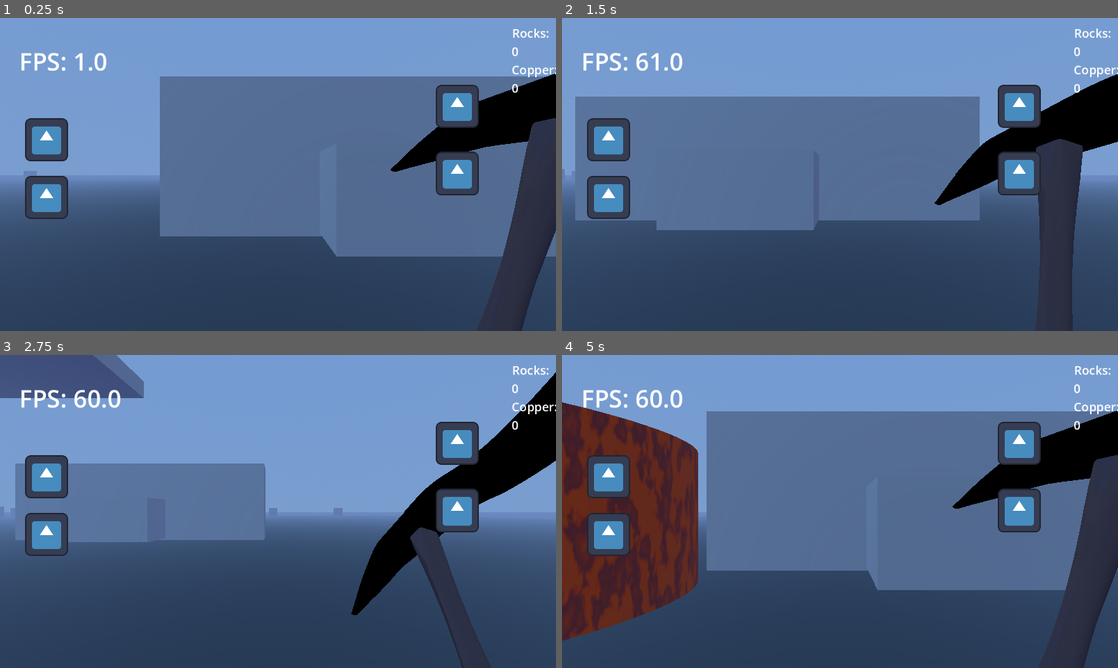
Above: before the commit, frames 1-4 (two rows, left to right).
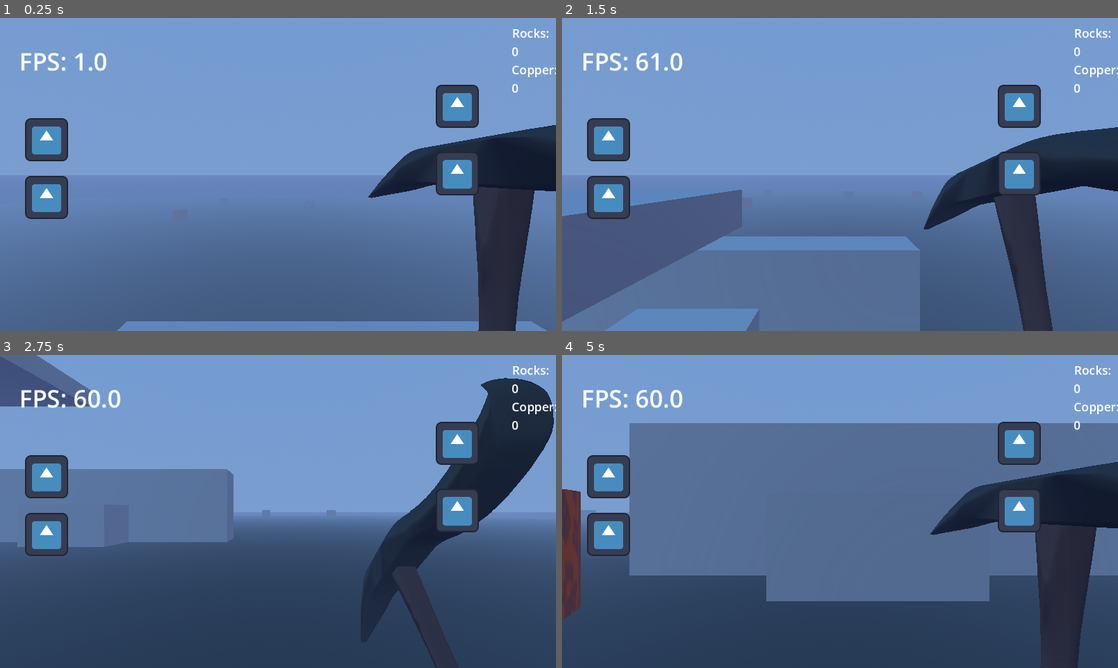
Above: after the commit, the same moments.

Repository: artemagant/Mine_Simulator
Game: Godot game, scene res://scenes/main.tscn
Two runs of this game, one before a commit and one after it. Both use one fixed random seed, a clock stepped at 60 frames per second and the inputs below. The engine's default icon, where the game draws it, is replaced by a stand-in: a white triangle on a blue panel in a dark square.
Inputs (mouse positions are in pixels of both pictures, inside the frame that each line leads up to):
- Up to frame 1 (0.25 s): no input
- Up to frame 2 (1.5 s): move the mouse to (962, 158) at 0.52 s; hold Right (right) 0.53-1.28 s; hold Right mouse button (mine) 0.53-1.28 s; move the mouse to (728, 190) at 1.27 s; hold Down (down) from 1.28 s (still down); right-click (728, 190) at 1.35 s
- Up to frame 3 (2.75 s): move the mouse to (333, 442) at 2.02 s; release Down (down) at 2.03 s; hold Right (right) from 2.03 s (still down); hold Right mouse button (mine) from 2.03 s (still down)
- Up to frame 4 (5 s): move the mouse to (812, 574) at 2.77 s; release Right (right) at 2.78 s; release Right mouse button (mine) at 2.78 s; hold Up (forward) 2.78-3.53 s; right-click (812, 574) at 2.85 s; move the mouse to (1006, 558) at 3.52 s; hold Right mouse button (mine) 3.53-4.28 s; hold Left (left) from 3.53 s (still down); move the mouse to (673, 464) at 4.27 s; right-click (673, 464) at 4.35 s

The runs differ from the first frame. In frame 1, 60% of the frame differs, in the area x 0-100%, y 17-100%; in frame 2, 61%, in the area x 0-100%, y 18-100%; in frame 3, 14%; in frame 4, 29%.

Commit message:
Добавил сохранение данных и первые наработки возможности продажи руды

Diff:
--- a/Mine_Simulator/scenes/level1.tscn
+++ b/Mine_Simulator/scenes/level1.tscn
@@ -1,7 +1,7 @@
 [gd_scene load_steps=5 format=3 uid="uid://dnev4cls1v4s5"]
 
-[ext_resource type="PackedScene" uid="uid://48jcjbfpwowd" path="res://scenes/rock.tscn" id="1_g2h75"]
 [ext_resource type="Script" uid="uid://bcgkoik8vx6ps" path="res://scripts/level.gd" id="1_wwpf4"]
+[ext_resource type="PackedScene" uid="uid://by08x67l6bynx" path="res://scenes/sell_merchant.tscn" id="2_wwpf4"]
 
 [sub_resource type="BoxMesh" id="BoxMesh_g2h75"]
 
@@ -9,6 +9,7 @@
 size = Vector3(0.7, 4.5, 1)
 
 [node name="levelroot" type="CSGCombiner3D"]
+transform = Transform3D(1, 0, 0, 0, 1, 0, 0, 0, 1, 0, -0.2, 0)
 use_collision = true
 script = ExtResource("1_wwpf4")
 metadata/_edit_group_ = true
@@ -43,9 +44,6 @@
 transform = Transform3D(4, 0, 0, 0, 0.39900002, 0, 0, 0, 4.3700004, 4.4, 5.4, 16.5)
 use_collision = true
 
-[node name="rock" parent="." instance=ExtResource("1_g2h75")]
-transform = Transform3D(1, 0, 0, 0, 1, 0, 0, 0, 1, 0, 1.5, -0.29999995)
-
 [node name="StaticBody3D" type="StaticBody3D" parent="."]
 transform = Transform3D(1, 0, 0, 0, 1, 0, 0, 0, 1, 0, 1.8, -5.7000003)
 disable_mode = 1
@@ -60,3 +58,6 @@
 shape = SubResource("BoxShape3D_g2h75")
 
 [node name="rocks" type="Node3D" parent="."]
+
+[node name="Sell_Merchant" parent="." instance=ExtResource("2_wwpf4")]
+transform = Transform3D(1, 0, 0, 0, 1, 0, 0, 0, 1, 0, 1.6, 0)
--- a/Mine_Simulator/scenes/main.tscn
+++ b/Mine_Simulator/scenes/main.tscn
@@ -1,10 +1,11 @@
-[gd_scene load_steps=10 format=3 uid="uid://dp4hbokspy4d5"]
+[gd_scene load_steps=11 format=3 uid="uid://dp4hbokspy4d5"]
 
 [ext_resource type="PackedScene" uid="uid://biqy8cpdfrp7v" path="res://scenes/ui.tscn" id="2_0wfyh"]
 [ext_resource type="PackedScene" uid="uid://cpyflcuucq0h1" path="res://scenes/player.tscn" id="2_sugp2"]
 [ext_resource type="PackedScene" uid="uid://dnev4cls1v4s5" path="res://scenes/level1.tscn" id="3_sugp2"]
 [ext_resource type="Script" uid="uid://c436qtyiob7kb" path="res://scripts/Fps_counter.gd" id="4_jyhfs"]
 [ext_resource type="Script" uid="uid://dvquges020dpu" path="res://scripts/ore_counter.gd" id="5_tbgi4"]
+[ext_resource type="Script" uid="uid://02s400kogb6g" path="res://scripts/hud.gd" id="6_tefeu"]
 
 [sub_resource type="ORMMaterial3D" id="ORMMaterial3D_sgp6g"]
 albedo_color = Color(0.3254902, 0.3254902, 0.3254902, 1)
@@ -40,7 +41,7 @@
 environment = SubResource("Environment_jyhfs")
 
 [node name="Player" parent="." instance=ExtResource("2_sugp2")]
-transform = Transform3D(1, 0, 0, 0, 0.99999994, 0, 0, 0, 0.99999994, 2.4, 0, 0)
+transform = Transform3D(1, 0, 0, 0, 0.99999994, 0, 0, 0, 0.99999994, 3.7000003, 4.6, 0)
 
 [node name="ui" parent="." instance=ExtResource("2_0wfyh")]
 
@@ -64,3 +65,20 @@
 text = "Rocks: none  Copper: none"
 autowrap_mode = 2
 script = ExtResource("5_tbgi4")
+
+[node name="HUD" type="CanvasLayer" parent="."]
+follow_viewport_enabled = true
+script = ExtResource("6_tefeu")
+
+[node name="sell_button" type="Button" parent="HUD"]
+anchors_preset = 5
+anchor_left = 0.5
+anchor_right = 0.5
+offset_left = -43.0
+offset_right = 127.0
+offset_bottom = 145.0
+grow_horizontal = 2
+theme_override_font_sizes/font_size = 100
+text = "sell"
+
+[connection signal="pressed" from="HUD/sell_button" to="HUD" method="_on_sell_button_pressed"]
--- a/Mine_Simulator/scenes/pickaxe.tscn
+++ b/Mine_Simulator/scenes/pickaxe.tscn
@@ -38,15 +38,11 @@
 [sub_resource type="PlaceholderTexture2D" id="PlaceholderTexture2D_2ikqw"]
 
 [sub_resource type="StandardMaterial3D" id="StandardMaterial3D_ln4w3"]
-blend_mode = 3
-cull_mode = 1
 shading_mode = 2
 diffuse_mode = 2
 specular_mode = 1
-disable_ambient_light = true
-disable_fog = true
-disable_specular_occlusion = true
-albedo_color = Color(0.9069274, 0.80953395, 1, 1)
+vertex_color_use_as_albedo = true
+albedo_color = Color(0, 0, 0, 1)
 albedo_texture = SubResource("NoiseTexture2D_h48u7")
 metallic = 1.0
 metallic_specular = 1.0
--- a/Mine_Simulator/scenes/player.tscn
+++ b/Mine_Simulator/scenes/player.tscn
@@ -1,6 +1,6 @@
 [gd_scene load_steps=5 format=3 uid="uid://cpyflcuucq0h1"]
 
-[ext_resource type="Script" uid="uid://11f3rx52o7k8" path="res://scripts/character_body_3d.gd" id="1_3vyb7"]
+[ext_resource type="Script" uid="uid://11f3rx52o7k8" path="res://scripts/player.gd" id="1_3vyb7"]
 [ext_resource type="PackedScene" uid="uid://cu5smlohebqnm" path="res://scenes/pickaxe.tscn" id="2_g2els"]
 
 [sub_resource type="CapsuleMesh" id="CapsuleMesh_g2els"]
@@ -8,7 +8,7 @@
 [sub_resource type="CapsuleShape3D" id="CapsuleShape3D_qhqgy"]
 height = 1.3
 
-[node name="CharacterBody3D" type="CharacterBody3D"]
+[node name="player" type="CharacterBody3D"]
 script = ExtResource("1_3vyb7")
 
 [node name="MeshInstance3D" type="MeshInstance3D" parent="."]
@@ -23,4 +23,4 @@
 transform = Transform3D(1, 0, 0, 0, 1, 0, 0, 0, 1, 0, 2, 0)
 
 [node name="pickaxe" parent="." instance=ExtResource("2_g2els")]
-transform = Transform3D(-0.96316254, 0.26891983, -8.742278e-08, 0.26891983, 0.96316254, 0, 8.420234e-08, -2.3509719e-08, -1, 0.6, 1.5, -0.5)
+transform = Transform3D(-1, 0, 8.742278e-08, 0, 1, 0, -8.742278e-08, 0, -1, 0.6, 1.3, -0.5)
--- /dev/null
+++ b/Mine_Simulator/scenes/sell_merchant.tscn
@@ -0,0 +1,31 @@
+[gd_scene load_steps=5 format=3 uid="uid://by08x67l6bynx"]
+
+[ext_resource type="Script" uid="uid://nbghioa4ae0a" path="res://scripts/sell_merchant.gd" id="1_57r1m"]
+
+[sub_resource type="BoxMesh" id="BoxMesh_qf1ge"]
+
+[sub_resource type="SphereShape3D" id="SphereShape3D_57r1m"]
+radius = 2.7
+
+[sub_resource type="CapsuleShape3D" id="CapsuleShape3D_qf1ge"]
+radius = 0.8
+height = 2.5
+
+[node name="Sell_Merchant" type="Area3D"]
+script = ExtResource("1_57r1m")
+
+[node name="MeshInstance3D" type="MeshInstance3D" parent="."]
+transform = Transform3D(1.4, 0, 0, 0, 2.08, 0, 0, 0, 1.5, 0, 0, 0)
+mesh = SubResource("BoxMesh_qf1ge")
+
+[node name="CollisionShape3D" type="CollisionShape3D" parent="."]
+shape = SubResource("SphereShape3D_57r1m")
+
+[node name="StaticBody3D" type="StaticBody3D" parent="."]
+
+[node name="CollisionShape3D" type="CollisionShape3D" parent="StaticBody3D"]
+transform = Transform3D(1, 0, 0, 0, 1, 0, 0, 0, 1, 0.100000024, -0.099999905, 0.100000024)
+shape = SubResource("CapsuleShape3D_qf1ge")
+
+[connection signal="body_entered" from="." to="." method="_on_body_entered"]
+[connection signal="body_exited" from="." to="." method="_on_body_exited"]
--- a/Mine_Simulator/scripts/copper.gd
+++ b/Mine_Simulator/scripts/copper.gd
@@ -23,6 +23,7 @@
 			global. rocks -= 1
 			var gett = global. copper_gain_base * global. luck_multiplayer
 			global. copper += randi_range(gett-1, gett+2)
+			global. save()
 		else:
 			var random_index = randi() % materials_array.size()
 			var random_material = materials_array[random_index]
--- a/Mine_Simulator/scripts/global.gd
+++ b/Mine_Simulator/scripts/global.gd
@@ -4,16 +4,89 @@
 var rocks_spawn_couldown = 2.5
 var rocks_spawn_per_onec = 1
 var start_amoun_rocks = 25
-var max_rocks = 2500
+var max_rocks = 500
 var rocks_connecting = false
-var chance_for_rock = 0.50
-var chance_for_copper = 1.0
 
+var chances = {
+	"rock": 0.50,
+	"copper": 1.0,
+}
 var rock := 0
 var rock_gain_base = 4
-
 var copper := 0
 var copper_gain_base = 2
 
 var damage = 1
 var luck_multiplayer = 1
+
+var sell_button_show = false
+
+
+#
+# Система сохранения
+#
+
+const PATH_TO_SAVE_FILE = "user://savegame.save" # Путь к сохранению
+
+func save(): # Функция сохранения игры
+	var save_file = FileAccess. open(PATH_TO_SAVE_FILE, FileAccess.WRITE)
+	if save_file == null:
+		print_debug("Ошибка при загрузке файлов сохранения")
+		return
+
+	var game_data = { # Все переменные, которые я сохраняю
+		"rocks_spawn_couldown" = rocks_spawn_couldown,
+		"rocks_spawn_per_onec" = rocks_spawn_per_onec,
+		"start_amoun_rocks" = start_amoun_rocks,
+		"max_rocks" = max_rocks,
+		"chances" = chances,
+
+		"rock" = rock,
+		"rock_gain_base" = rock_gain_base,
+		"copper" = copper,
+		"copper_gain_base" = copper_gain_base,
+
+		"luck_multiplayer" = luck_multiplayer,
+		"damage" = damage,
+	}
+	var json_string = JSON. stringify(game_data)
+	save_file.store_line(json_string)
+	save_file.close()
+
+func load_game():
+	if not FileAccess. file_exists(PATH_TO_SAVE_FILE):
+		return false
+
+	var save_file = FileAccess. open(PATH_TO_SAVE_FILE, FileAccess. READ)
+	if save_file == null:
+		print_debug("Ошибка при загрузке файлов сохранения")
+		return
+
+	var json_string = save_file.get_line()
+	save_file.close()
+
+	var json = JSON. new()
+	var parse_result = json. parse(json_string)
+
+	if parse_result != OK:
+		print("Ошибка паркинга JSON файла")
+		return false
+
+	var data = json. data
+
+	#
+	# Получаем данные
+	#
+	rocks_spawn_couldown = data. get("rocks_spawn_couldown", 2.5)
+	rocks_spawn_per_onec = data. get("rocks_spawn_per_onec", 1)
+	start_amoun_rocks = data. get("start_amoun_rocks", 25)
+	max_rocks = data. get("max_rocks", 500)
+	chances = data. get("chances", {"rock": 0.5, "copper": 1.0})
+
+	rock = data. get("rock", 0)
+	rock_gain_base = data. get("rock_gain_base", 4)
+	copper = data. get("copper", 0)
+	copper_gain_base = data. get("copper_gain_base", 2)
+
+	luck_multiplayer = data. get("luck_multiplayer", 1)
+	damage = data. get("damage", 1)
--- /dev/null
+++ b/Mine_Simulator/scripts/hud.gd
@@ -0,0 +1,18 @@
+extends CanvasLayer
+
+
+# Called when the node enters the scene tree for the first time.
+func _ready() -> void:
+	pass # Replace with function body.
+
+
+# Called every frame. 'delta' is the elapsed time since the previous frame.
+func _process(_delta: float) -> void:
+	if global. sell_button_show:
+		$sell_button.visible = true
+	else:
+		$sell_button.visible = false
+
+
+func _on_sell_button_pressed() -> void:
+	print("super mega op sell HUD is shows")
--- a/Mine_Simulator/scripts/level.gd
+++ b/Mine_Simulator/scripts/level.gd
@@ -3,6 +3,7 @@
 @onready var rocks = get_node_or_null("rocks")
 # Called when the node enters the scene tree for the first time.
 func _ready() -> void:
+	global. load_game()
 	var rocks_spawn_per_onec = global. rocks_spawn_per_onec
 	global.rocks_spawn_per_onec = global. start_amoun_rocks
 	create_rock(false)
@@ -20,13 +21,14 @@
 		print("Creating rocks..."+str(global. rocks_spawn_per_onec))
 		var stone_rock := 0
 		var stone_copper := 0
+		var chances = global. chances
 		for rock in global. rocks_spawn_per_onec:
 			var chance_for_stone = randf()
 			var new_rock
-			if chance_for_stone <= global. chance_for_rock:
+			if chance_for_stone <= chances. rock:
 				new_rock = load("res://scenes/rock.tscn"). instantiate()
 				stone_rock += 1
-			elif chance_for_stone <= global. chance_for_copper:
+			elif chance_for_stone <= chances. copper:
 				new_rock = load("res://scenes/copper.tscn"). instantiate()
 
 				stone_copper += 1
@@ -50,5 +52,5 @@
 	create_rock()
 
 func random_position() -> Vector3:
-	var rock_position = Vector3(randf_range(randf_range(-45, -35), randf_range(35, 45)), 1.5, randf_range(randf_range(-45, -35), randf_range(35, 45)))
+	var rock_position = Vector3(randf_range(randf_range(-45, -35), randf_range(35, 45)), 1.3, randf_range(randf_range(-45, -35), randf_range(35, 45)))
 	return rock_position
--- a/Mine_Simulator/scripts/character_body_3d.gd
+++ b/Mine_Simulator/scripts/player.gd
@@ -11,7 +11,6 @@
 @export var sensitivity: float = 0.5
 @export var min_pitch: float = -80.0
 @export var max_pitch: float = 80.0
-
 
 
 
--- a/Mine_Simulator/scripts/rock.gd
+++ b/Mine_Simulator/scripts/rock.gd
@@ -25,6 +25,7 @@
 			global. rocks -= 1
 			var gett = global. rock_gain_base * global. luck_multiplayer
 			global. rock += randi_range(gett-1, gett+2)
+			global. save()
 		else:
 			var random_index = randi() % materials_array.size()
 			var random_material = materials_array[random_index]
--- /dev/null
+++ b/Mine_Simulator/scripts/sell_merchant.gd
@@ -0,0 +1,22 @@
+extends Area3D
+
+
+# Called when the node enters the scene tree for the first time.
+func _ready() -> void:
+	pass # Replace with function body.
+
+
+# Called every frame. 'delta' is the elapsed time since the previous frame.
+func _process(_delta: float) -> void:
+	pass
+
+
+func _on_body_entered(body: Node3D) -> void:
+	if body. name == "Player":
+		global. sell_button_show = true
+
+
+
+func _on_body_exited(body: Node3D) -> void:
+	if body. name == "Player":
+		global. sell_button_show = false
Not shown, added: Mine_Simulator/scripts/hud.gd.uid
Renamed: Mine_Simulator/scripts/character_body_3d.gd.uid -> Mine_Simulator/scripts/player.gd.uid
Not shown, added: Mine_Simulator/scripts/sell_merchant.gd.uid
